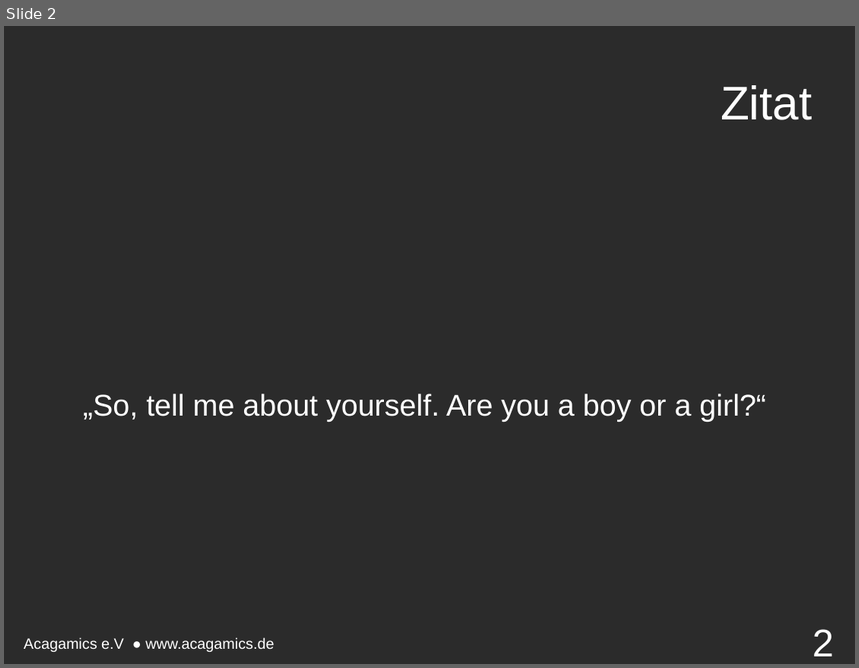
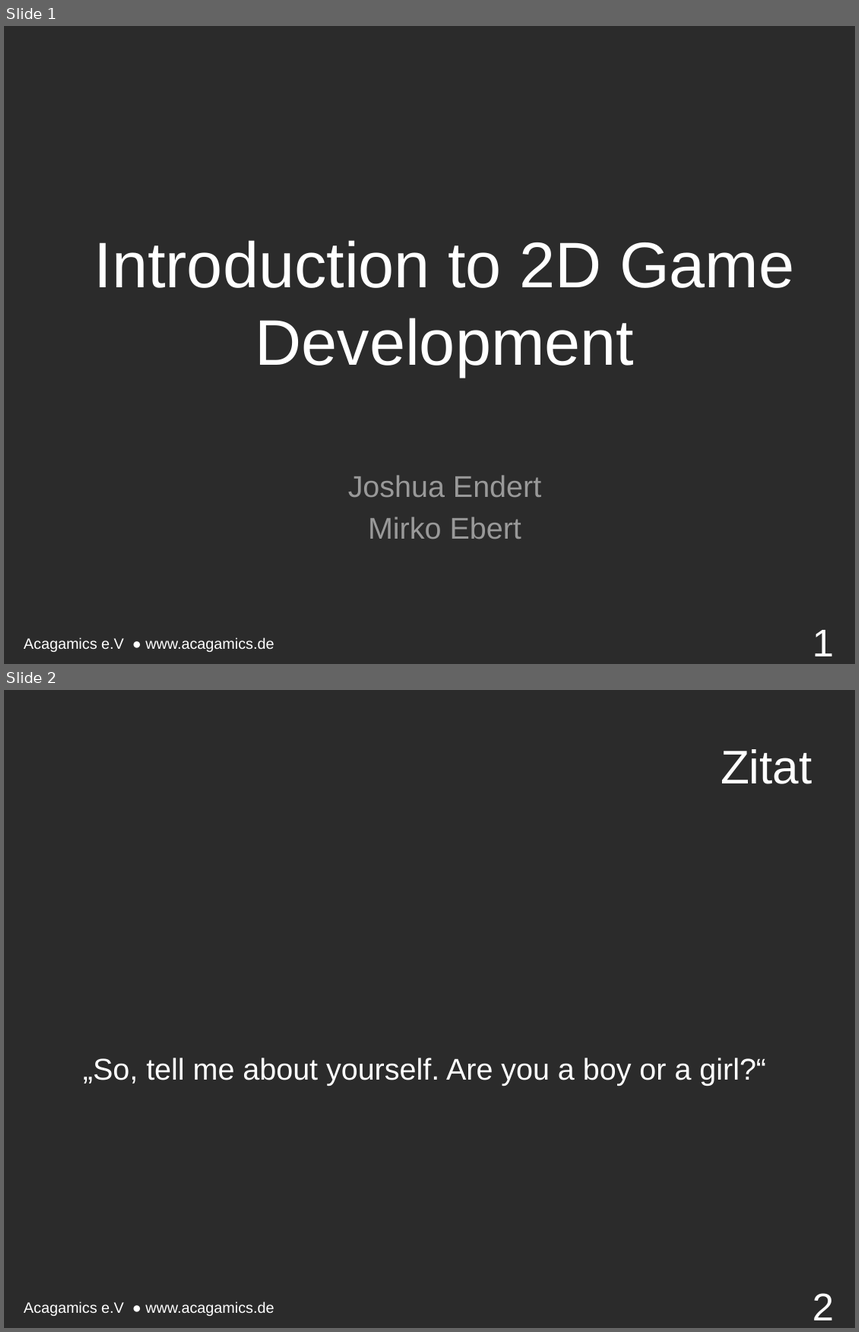
Before and after one commit to endert/Intro2D, a slide deck: 5. Vorlesung 11.11.15/5. Vorstellung.odp. Shown one above the other, each under a label of ours: slide 2 before the commit, slides 1 and 2 after it. The pictures are 859x668 and 859x1332 pixels, drawn with LibreOffice and Linux fonts; fonts in the diff are those of the drawing; background and template pictures are left out; a plain dark background stands for a picture behind light text. Boxes give left, top, right and bottom in pixels: in the first picture for what was removed or moved away, otherwise in the second. Text is boxed around its words. In the diff, an @@ line names an element or a change of style, - is before the commit and + after.

```diff
--- a/5. Vorlesung 11.11.15/5. Vorstellung.odp
+++ b/5. Vorlesung 11.11.15/5. Vorstellung.odp
@@ slide 1 added at (x1=4, y1=26, x2=855, y2=664), background picture (left out); not listed: 1 template element that a slide beside it also shows @@
@@ text added at (x1=94, y1=240, x2=794, y2=539), 60 pt, text #FFFFFF @@
+Introduction to 2D Game Development
+Joshua Endert
+Mirko Ebert
@@ page number added at (x1=813, y1=630, x2=834, y2=657), 36 pt, text #FFFFFF @@
+1
```
Also in this commit, not shown: 2 other slides added, 2 slides removed, 1 other file.
